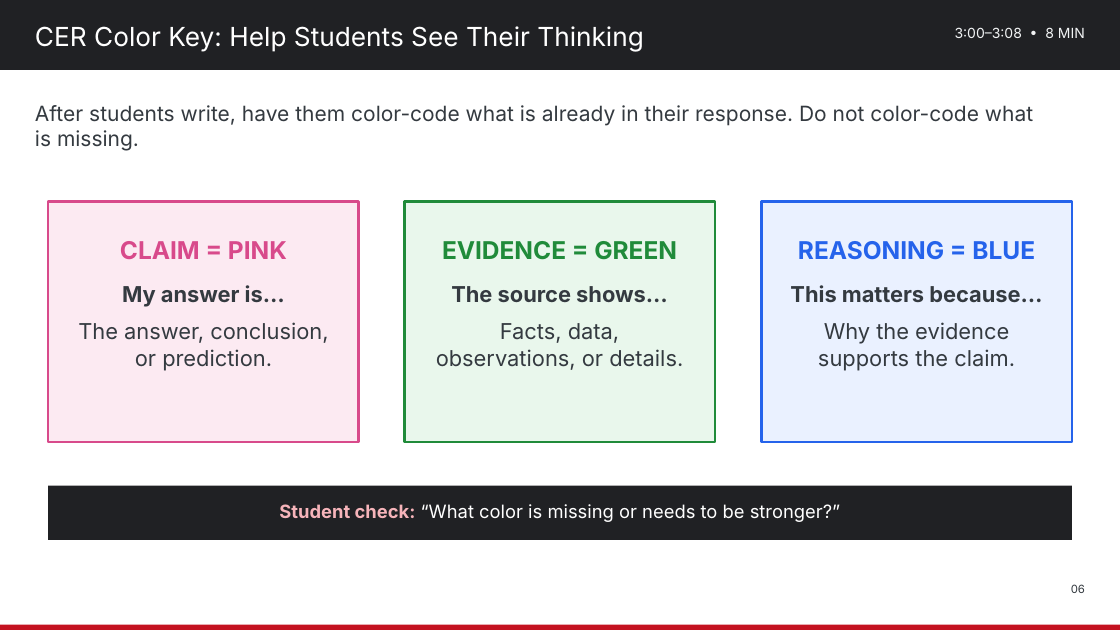
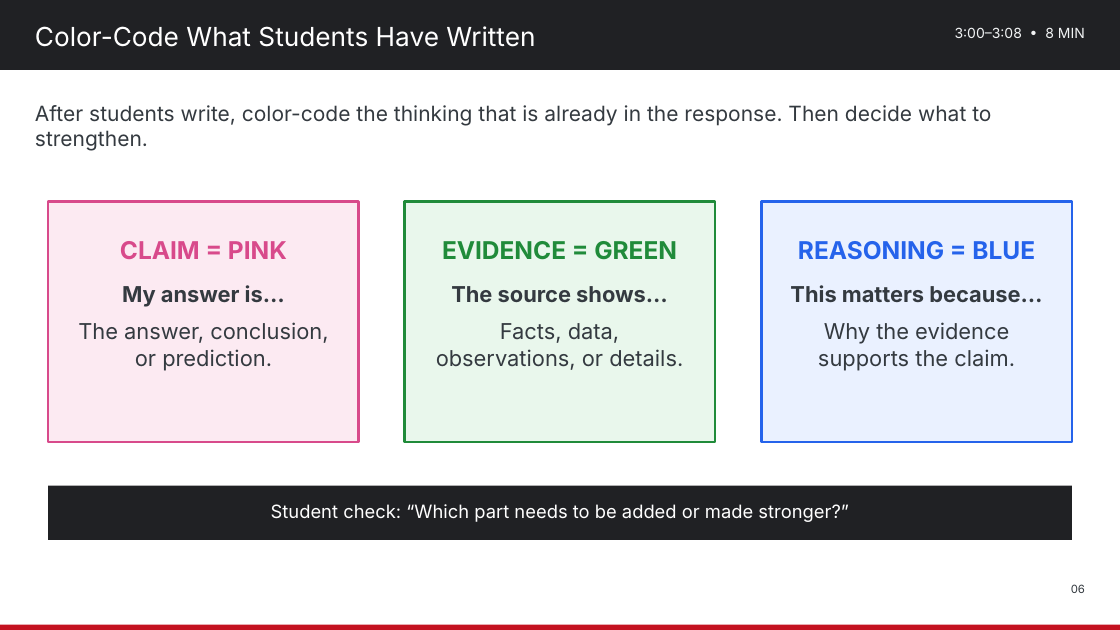
Before and after one commit to nbhs-science/nbhs-science, a slide deck: slide 6 of assets/plc/2026-10-28_Science_Department_PD_Strengthening_Science_Literacy.pptx. Drawn at 1120x630 pixels with LibreOffice and Linux fonts; fonts in the diff are those of the drawing. Boxes give left, top, right and bottom in pixels: in the first picture for what was removed or moved away, otherwise in the second. Text is boxed around its words. In the diff, an @@ line names an element or a change of style, - is before the commit and + after.

Commit message:
Refine Oct. 28 PD slides
Simplify all slides, add clearer teacher-facing wording, and retain the correct CER color key.

```diff
--- a/assets/plc/2026-10-28_Science_Department_PD_Strengthening_Science_Literacy.pptx
+++ b/assets/plc/2026-10-28_Science_Department_PD_Strengthening_Science_Literacy.pptx
@@ text at [35,26,535,47]: text changed @@
-CER Color Key: Help Students See Their Thinking
+Color-Code What Students Have Written
@@ text at [35,105,991,151]: text changed @@
-After students write, have them color-code what is already in their response. Do not color-code what is missing.
+After students write, color-code the thinking that is already in the response. Then decide what to strengthen.
@@ text at [271,504,849,522]: text changed @@
-Student check: “What color is missing or needs to be stronger?”
+Student check: “Which part needs to be added or made stronger?”
```
Also in this commit, not shown: 8 other slides changed.
